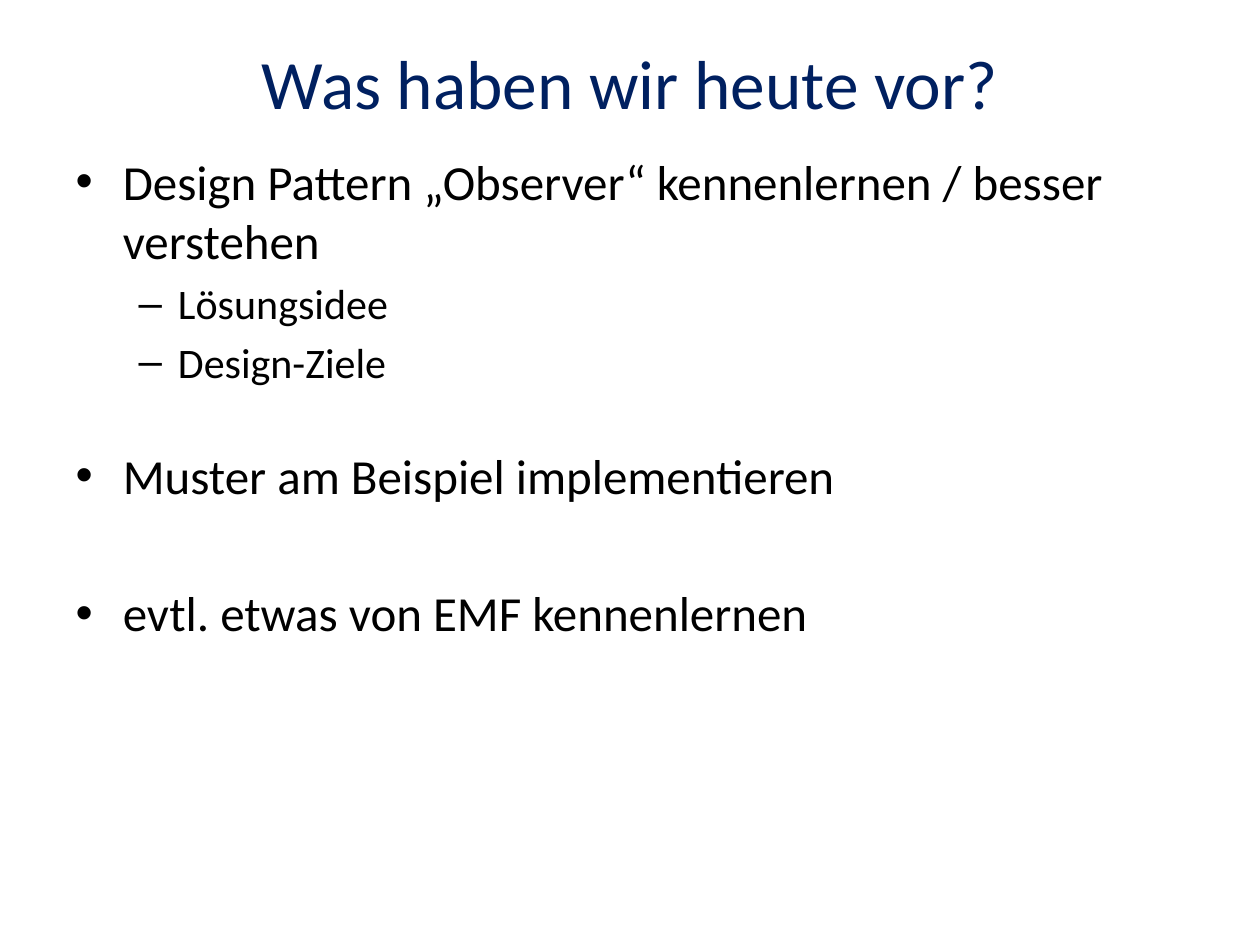
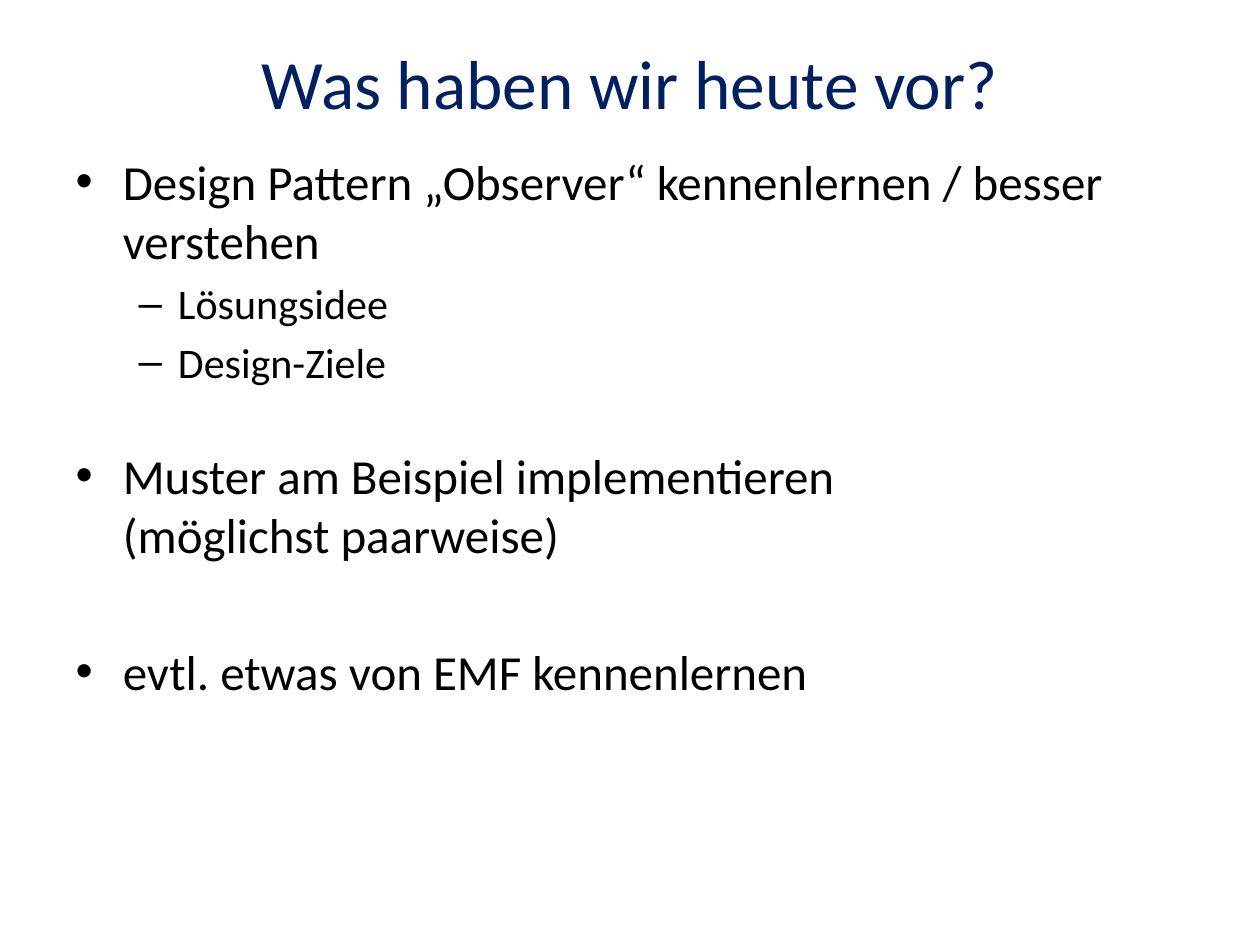
Before and after one commit to itbastian/CodingDojoDPA, a slide deck: slide 2 of Observer/Coding-Dojo-2015-05-06.pptx. Drawn at 1260x945 pixels with LibreOffice and Linux fonts; fonts in the diff are those of the drawing. Boxes give left, top, right and bottom in pixels: in the first picture for what was removed or moved away, otherwise in the second. Text is boxed around its words. In the diff, an @@ line names an element or a change of style, - is before the commit and + after.

```diff
--- a/Observer/Coding-Dojo-2015-05-06.pptx
+++ b/Observer/Coding-Dojo-2015-05-06.pptx
@@ text at box(123, 460, 834, 562): text changed @@
-• Muster am Beispiel implementieren
+• Muster am Beispiel implementieren
+  (möglichst paarweise)
```
Also in this commit, not shown: 1 other slide changed, 1 other file.
